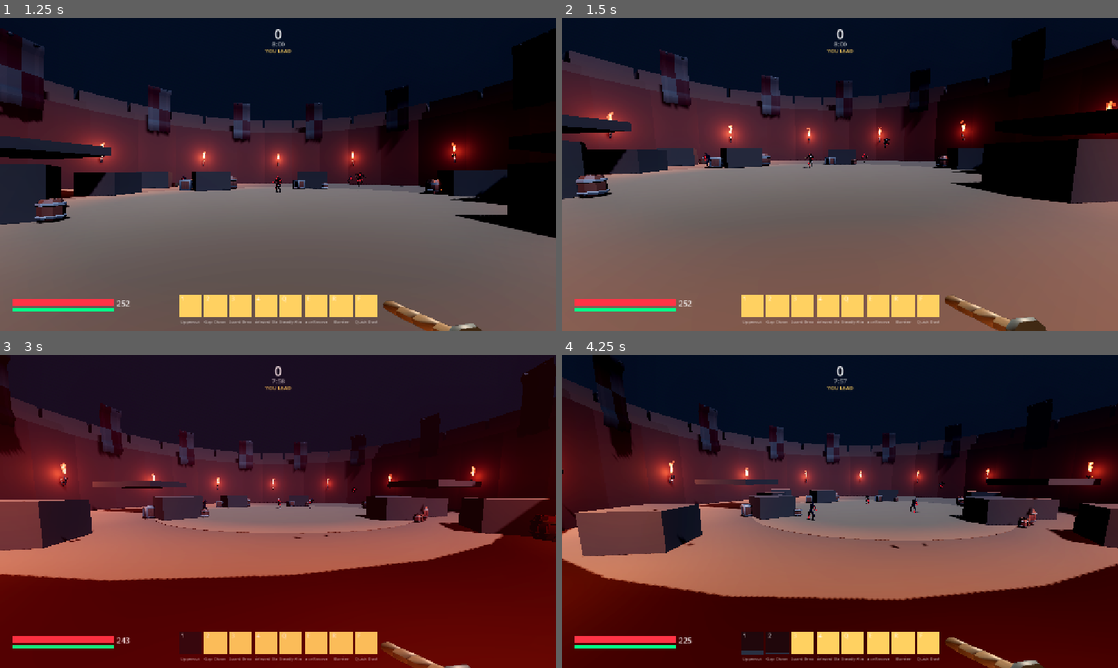
Above: before the commit, frames 1-4 (two rows, left to right).
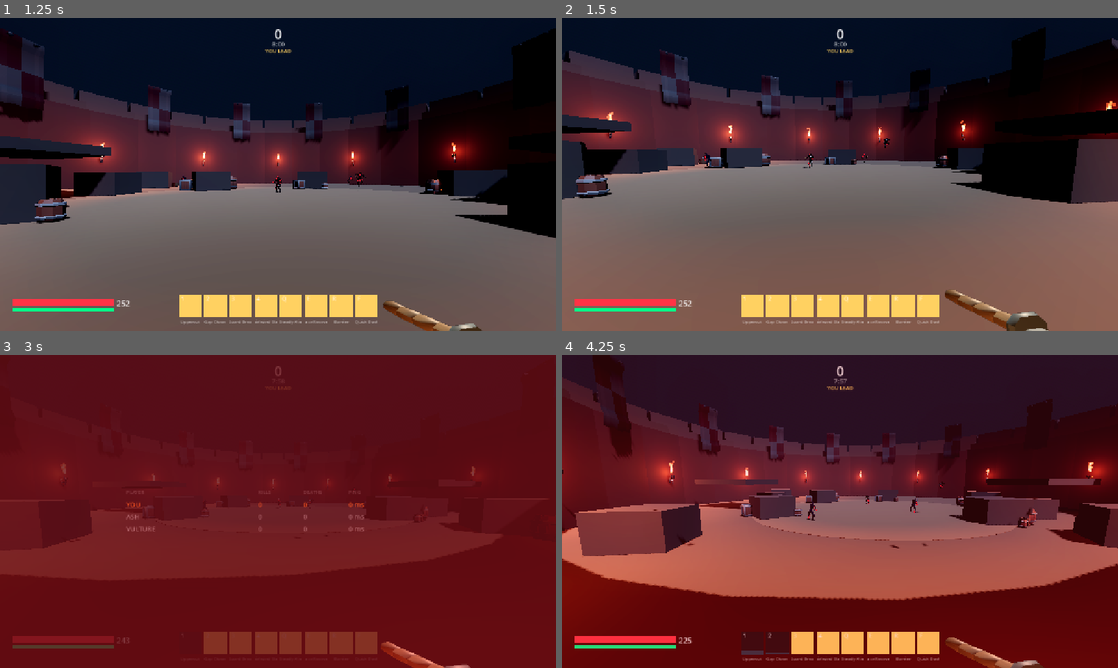
Above: after the commit, the same moments.

Repository: Spidahh/Ragequit
Game: Godot game, scene res://scenes/main.tscn
The game is run twice, just before and just after one commit, with the same random seed, the same clock (stepped at 60 frames per second) and the same inputs.
Inputs (mouse positions are in pixels of both pictures, inside the frame that each line leads up to):
- Up to frame 1 (1.25 s): click "PLAY" at 0.5 s
- Up to frame 2 (1.5 s): tap Enter at 1.25 s; move the mouse to (867, 174) at 1.27 s; hold W (move_forward) from 1.28 s (still down); hold Right mouse button (parry, bound only after the commit) from 1.28 s (still down)
- Up to frame 3 (3 s): keep holding W (move_forward); tap Space (jump) at 1.52, 2.27 s; tap Tab at 1.55, 2.1 s; move the mouse to (250, 511) at 2.02 s; release Right mouse button (parry, bound only after the commit) at 2.03 s; right-click (250, 511) at 2.3 s; move the mouse to (289, 505) at 2.77 s; hold Tab from 2.78 s (still down); tap 1 (ability_1) at 2.85 s
- Up to frame 4 (4.25 s): keep holding W (move_forward); move the mouse to (834, 517) at 3.52 s; release Tab at 3.53 s; tap 2 (ability_2) at 3.6 s; tap Space (jump) at 3.77 s; right-click (834, 517) at 3.8 s

Frame 1 is identical in both runs. In frame 2, 0.9% of the frame differs, in the area x 68-88%, y 86-100%; in frame 3, 62%; in frame 4, 73%, in the area x 0-100%, y 0-100%.
Error in both runs: Invalid type in function 'beam' in base 'GDScript'. The Object-derived class of argument 1 (Node (main.gd)) is not a subclass of the expected argument class. (…

Commit message:
feat: la parata, il recap di morte, il tabellone e il mirino tuo
Le cose che PROGETTO.md descrive e che non erano ancora codice. Sono la
categoria che a fine progetto resta ⬜ mentre tutti pensano sia ✅: non danno
errori quando mancano, il gioco gira lo stesso e semplicemente non fa quello
che c'è scritto che fa.

**La parata** su tasto destro, con due gesti sullo stesso tasto perché sono due
decisioni diverse: il tap è una lettura — hai visto arrivare quel colpo — e
blocca tutto per mezzo secondo; il tenuto è una rinuncia, blocca il 70 % e
consuma la stamina che ti serviva per gli scatti. Tre secondi di ricarica sul
tap, o non è una lettura: è un tasto premuto.

**Il recap di morte**: chi ti ha ucciso, con quali abilità e per quanto, quanto
avevi fatto tu, e il conto alla rovescia. Sta lì e non durante il fight per la
ragione di sempre — il gioco non insegna mentre giochi.

**Il tabellone** su `Tab`, tenuto premuto e non aperto e chiuso, con sotto ogni
avversario le abilità con cui ti ha colpito: è così che si impara il kit degli
altri senza spiegazioni.

**Il mirino** costruito dalle impostazioni: spessore, lunghezza, buco, punto.
E il lampo di danno ora è direzionale, e non compare su un colpo che hai
parato — un lampo rosso su un colpo bloccato dice che hai sbagliato proprio
mentre hai fatto giusto.

Un bug vero trovato dal test: `queue_free` libera a fine frame, quindi
ricostruire il mirino subito dopo lasciava due mirini sovrapposti e nascondere
il tabellone lo lasciava visibile per un frame. A occhio è uno sfarfallio; nel
test è "il conto non torna". Ora i nodi si tolgono dall'albero subito.

19/19 verdi · export 15,96 MB.

Co-Authored-By: Claude Opus 5 <noreply@anthropic.com>

Diff:
--- a/godot/project.godot
+++ b/godot/project.godot
@@ -119,3 +119,11 @@
 "events": [Object(InputEventKey,"resource_local_to_scene":false,"resource_name":"","device":-1,"window_id":0,"alt_press …(190 unchanged characters)…
 ]
 }
+
+; La parata sul tasto destro: e' il gesto che ogni gioco corpo a corpo mette li',
+; e cambiarlo vorrebbe dire far reimparare una cosa che il giocatore sa gia'.
+parry={
+"deadzone": 0.2,
+"events": [Object(InputEventMouseButton,"resource_local_to_scene":false,"resource_name":"","device":-1,"window_id":0,"alt_pressed":false,"shift_pressed":false,"ctrl_pressed":false,"meta_pressed":false,"button_mask":2,"position":Vector2(0, 0),"global_position":Vector2(0, 0),"factor":1.0,"button_index":2,"canceled":false,"pressed":false,"double_click":false,"script":null)
+]
+}
--- a/godot/src/arena.gd
+++ b/godot/src/arena.gd
@@ -20,6 +20,7 @@
 var _player: Node = null
 var _hud: Node = null
 var _hurt_flash: ColorRect
+var _hurt_edge: ColorRect
 ## Chi ti ha colpito per ultimo: serve al kill feed e al recap di morte, che
 ## devono dire un nome e non "sei morto".
 var _last_attacker := -1
@@ -28,6 +29,7 @@
 var _bots: Dictionary = {}
 ## peer id → nome di battaglia
 var _bot_names: Dictionary = {}
+var _scoreboard_open := false
 ## La difficoltà di questa partita. In partita mista il default è Veterano: è
 ## l'unico che si può battere sudando, ed è quello su cui è tarato il resto.
 @export var difficulty: int = Bots.DEFAULT_LEVEL
@@ -43,6 +45,12 @@
 var _best_streak := 0
 var _shots := 0
 var _hits := 0
+## Cosa ti ha colpito e per quanto, da quando sei vivo. Si azzera a ogni
+## rinascita: un recap che somma tutta la partita non dice come sei morto.
+var _taken: Dictionary = {}
+var _dealt := 0.0
+## Da che parte è arrivato l'ultimo colpo, per il lampo direzionale.
+var _hurt_from := Vector3.ZERO
 
 signal match_finished(rows: Array, won: bool, stats: Dictionary)
 
@@ -61,6 +69,7 @@
 			_shots += 1
 			if hits > 0:
 				_hits += 1)
+	_scoreboard_open = false
 
 	# Ogni nemico insegue il giocatore ed entra in partita con un suo id.
 	var next_id := BOT_ID_BASE
@@ -105,6 +114,17 @@
 	_hurt_flash.mouse_filter = Control.MOUSE_FILTER_IGNORE
 	layer.add_child(_hurt_flash)
 
+	# Il lampo direzionale: una banda sul bordo dalla parte da cui sei stato
+	# colpito. È metà dell'informazione che hai su chi ti sta uccidendo.
+	_hurt_edge = ColorRect.new()
+	_hurt_edge.color = Color(0.95, 0.10, 0.14, 0.0)
+	_hurt_edge.anchor_top = 0.0
+	_hurt_edge.anchor_bottom = 1.0
+	_hurt_edge.anchor_left = 0.0
+	_hurt_edge.anchor_right = 0.25
+	_hurt_edge.mouse_filter = Control.MOUSE_FILTER_IGNORE
+	layer.add_child(_hurt_edge)
+
 	if _player.has_signal("damaged"):
 		_player.damaged.connect(_on_player_damaged)
 
@@ -142,6 +162,12 @@
 		var b = _bots[id]
 		if is_instance_valid(b) and b.global_position.distance_to(from) < 2.5:
 			_last_attacker = id
+			if hit:
+				# Il nome dell'arma con cui ti hanno preso: è quello che il recap
+				# deve dire, e senza tracciarlo qui non lo sa nessuno.
+				var key := "%s's shot" % _bot_name(id)
+				_taken[key] = float(_taken.get(key, 0.0)) + float(b.damage)
+				_hurt_from = from
 			break
 	Vfx.tracer(self, from, to)
 	if hit:
@@ -156,9 +182,27 @@
 	return String(_bot_names.get(peer_id, "SOMEONE"))
 
 
-func _on_player_damaged(_amount: float, _remaining: float) -> void:
+func _on_player_damaged(amount: float, _remaining: float) -> void:
+	if amount <= 0.0:
+		# Parata riuscita: nessun lampo. Un lampo rosso su un colpo che hai
+		# bloccato dice che hai sbagliato proprio mentre hai fatto giusto.
+		return
 	if _hurt_flash:
 		_hurt_flash.color.a = 0.32
+	# Da dove è arrivato: i bordi lampeggiano DALLA PARTE del colpo, o il lampo
+	# dice solo "stai morendo" e non "gira a destra".
+	if _player and is_instance_valid(_player) and _hurt_edge:
+		var to_them: Vector3 = _hurt_from - _player.global_position
+		var fwd: Vector3 = -_player.global_transform.basis.z
+		var right: Vector3 = _player.global_transform.basis.x
+		var side: float = right.dot(to_them.normalized())
+		var front: float = fwd.dot(to_them.normalized())
+		_hurt_edge.anchor_left = 0.0 if side < 0.0 else 0.72
+		_hurt_edge.anchor_right = 0.28 if side < 0.0 else 1.0
+		if front > 0.6:
+			_hurt_edge.anchor_left = 0.0
+			_hurt_edge.anchor_right = 1.0
+		_hurt_edge.color.a = 0.42
 
 
 ## Un bot è caduto: il punto è di chi lo ha ucciso, e qui l'unico che uccide è
@@ -181,6 +225,20 @@
 	# giocatore, ma la morte va contata comunque — è la metà onesta del risultato.
 	MatchRules.on_kill(_match, -1, PLAYER_ID)
 	_streak = 0
+	# Il recap: chi ti ha ucciso, con cosa e per quanto, e quanto avevi fatto tu.
+	var breakdown := []
+	for k in _taken:
+		breakdown.append({"name": k, "damage": _taken[k]})
+	breakdown.sort_custom(func(a, b): return float(a["damage"]) > float(b["damage"]))
+	if _hud and _hud.has_method("show_death_recap"):
+		_hud.show_death_recap(
+			_bot_name(_last_attacker),
+			breakdown,
+			_dealt,
+			float(MatchRules.RESPAWN_SEC[_match["mode"]])
+		)
+	_taken = {}
+	_dealt = 0.0
 	if _hud and _hud.has_method("push_feed"):
 		_hud.push_feed("%s  ▸  YOU" % _bot_name(_last_attacker))
 
@@ -188,6 +246,18 @@
 func _process(delta: float) -> void:
 	if _hurt_flash and _hurt_flash.color.a > 0.0:
 		_hurt_flash.color.a = maxf(0.0, _hurt_flash.color.a - delta * 1.6)
+	if _hurt_edge and _hurt_edge.color.a > 0.0:
+		_hurt_edge.color.a = maxf(0.0, _hurt_edge.color.a - delta * 1.1)
+
+	# Il tabellone su `Tab`: si tiene premuto, non si apre e si chiude. In un
+	# fight non si preme due volte niente.
+	if _hud and _hud.has_method("show_scoreboard"):
+		if Input.is_key_pressed(KEY_TAB) and not _scoreboard_open:
+			_scoreboard_open = true
+			_hud.show_scoreboard(scoreboard())
+		elif not Input.is_key_pressed(KEY_TAB) and _scoreboard_open:
+			_scoreboard_open = false
+			_hud.hide_scoreboard()
 
 	if _match.is_empty():
 		return
@@ -248,9 +318,22 @@
 			"deaths": int(_match["deaths"].get(peer, 0)),
 			"mine": int(peer) == PLAYER_ID,
 			"best": "—",
+			"ping": 0,
+			"hit_you_with": _hit_you_with(int(peer)),
 		})
 	rows.sort_custom(func(a, b): return int(a["score"]) > int(b["score"]))
 	return rows
+
+
+## Con cosa quell'avversario ti ha colpito. È l'unica riga in più che il
+## tabellone mostra, e serve a imparare i kit degli altri senza spiegazioni.
+func _hit_you_with(peer_id: int) -> String:
+	var prefix := "%s's" % _bot_name(peer_id)
+	var out := []
+	for k in _taken:
+		if String(k).begins_with(prefix):
+			out.append("%s (%d)" % [String(k).replace(prefix + " ", ""), int(_taken[k])])
+	return " · ".join(out)
 
 
 func match_stats() -> Dictionary:
--- a/godot/src/hud.gd
+++ b/godot/src/hud.gd
@@ -17,6 +17,8 @@
 extends CanvasLayer
 
 const Combat := preload("res://src/combat.gd")
+const SettingsScript := preload("res://src/settings.gd")
+const UI := preload("res://src/ui.gd")
 
 const COL_HP := Color(1.0, 0.20, 0.27)
 const COL_STAM := Color(0.0, 1.0, 0.53)
@@ -42,6 +44,10 @@
 ## Le righe del kill feed, con il tempo che resta a ciascuna.
 var _feed: Array = []
 var _feed_box: VBoxContainer
+var _scoreboard: Control = null
+var _recap: Control = null
+var _recap_label: Label = null
+var _recap_left := 0.0
 
 
 ## I tasti degli otto slot, nell'ordine in cui stanno sotto le dita.
@@ -74,18 +80,7 @@
 	_crosshair.set_anchors_preset(Control.PRESET_CENTER)
 	_crosshair.mouse_filter = Control.MOUSE_FILTER_IGNORE
 	root.add_child(_crosshair)
-	for i in 4:
-		var tick := ColorRect.new()
-		tick.color = Color(1, 1, 1, 0.85)
-		var horizontal := i < 2
-		tick.size = Vector2(9, 2) if horizontal else Vector2(2, 9)
-		var off := 6.0
-		match i:
-			0: tick.position = Vector2(-off - 9, -1)
-			1: tick.position = Vector2(off, -1)
-			2: tick.position = Vector2(-1, -off - 9)
-			3: tick.position = Vector2(-1, off)
-		_crosshair.add_child(tick)
+	_build_crosshair()
 
 	# --- Conferma di colpo ----------------------------------------------------
 	# La X che compare quando prendi qualcuno. È l'unico feedback che un FPS non
@@ -242,8 +237,7 @@
 func _build_bar() -> void:
 	if _bar == null or _player == null:
 		return
-	for child in _bar.get_children():
-		child.queue_free()
+	_clear(_bar)
 	_slots.clear()
 
 	var kit: Array = _player.kit() if _player.has_method("kit") else []
@@ -284,6 +278,169 @@
 		bar.add_child(nm)
 		_slots.append({"id": kit[i].id, "fill": fill, "h": w, "cd": float(kit[i].cooldown)})
 
+## Toglie un nodo dall'albero SUBITO, non a fine frame.
+##
+## `queue_free` libera alla fine del frame, e nel frattempo il nodo è ancora
+## figlio: ricostruire il mirino subito dopo produce due mirini sovrapposti, e
+## nascondere il tabellone lo lascia visibile fino al frame dopo. Sono due bug
+## che a occhio si vedono come uno sfarfallio e che in un test si vedono come
+## "il conto non torna".
+func _drop(node: Node) -> void:
+	if node == null or not is_instance_valid(node):
+		return
+	if node.get_parent():
+		node.get_parent().remove_child(node)
+	node.queue_free()
+
+
+func _clear(node: Node) -> void:
+	for c in node.get_children():
+		_drop(c)
+
+
+## Il mirino, costruito dalle impostazioni del giocatore.
+##
+## Spessore, lunghezza, buco, colore, punto: chi ha una mira sua vuole anche il
+## suo mirino, e un mirino imposto è la prima cosa che fa sentire un gioco
+## altrui. Si ricostruisce quando le impostazioni cambiano, non al riavvio.
+func _build_crosshair() -> void:
+	if _crosshair == null:
+		return
+	_clear(_crosshair)
+	var st := SettingsScript.new()
+	var th: float = float(st.get_value("crosshair_thickness"))
+	var ln: float = float(st.get_value("crosshair_length"))
+	var gap: float = float(st.get_value("crosshair_gap"))
+	var col: Color = st.get_value("crosshair_color")
+
+	for i in 4:
+		var tick := ColorRect.new()
+		tick.color = col
+		var horizontal := i < 2
+		tick.size = Vector2(ln, th) if horizontal else Vector2(th, ln)
+		match i:
+			0: tick.position = Vector2(-gap - ln, -th * 0.5)
+			1: tick.position = Vector2(gap, -th * 0.5)
+			2: tick.position = Vector2(-th * 0.5, -gap - ln)
+			3: tick.position = Vector2(-th * 0.5, gap)
+		_crosshair.add_child(tick)
+
+	if bool(st.get_value("crosshair_dot")):
+		var dot := ColorRect.new()
+		dot.color = col
+		dot.size = Vector2(th, th)
+		dot.position = Vector2(-th * 0.5, -th * 0.5)
+		_crosshair.add_child(dot)
+
+
+## Il tabellone, su `Tab`. Sotto ogni avversario ci sono LE ABILITÀ CON CUI TI
+## HA COLPITO: è così che si impara il kit degli altri senza che nessuno lo
+## spieghi, ed è l'unico posto in partita dove il gioco dice qualcosa in più.
+func show_scoreboard(rows: Array) -> void:
+	hide_scoreboard()
+	_scoreboard = Control.new()
+	_scoreboard.set_anchors_preset(Control.PRESET_FULL_RECT)
+	_scoreboard.mouse_filter = Control.MOUSE_FILTER_IGNORE
+	add_child(_scoreboard)
+
+	var dim := ColorRect.new()
+	dim.color = Color(0.02, 0.03, 0.05, 0.72)
+	dim.set_anchors_preset(Control.PRESET_FULL_RECT)
+	_scoreboard.add_child(dim)
+
+	var center := CenterContainer.new()
+	center.set_anchors_preset(Control.PRESET_FULL_RECT)
+	_scoreboard.add_child(center)
+	var col := VBoxContainer.new()
+	col.custom_minimum_size = Vector2(700, 0)
+	center.add_child(col)
+
+	var head := HBoxContainer.new()
+	for h in [["PLAYER", 300], ["KILLS", 100], ["DEATHS", 100], ["PING", 100]]:
+		var l := UI.eyebrow(String(h[0]))
+		l.custom_minimum_size = Vector2(float(h[1]), 0)
+		head.add_child(l)
+	col.add_child(head)
+	col.add_child(UI.rule(700))
+
+	for r in rows:
+		var line := HBoxContainer.new()
+		var mine: bool = bool(r.get("mine", false))
+		for cell in [
+			[String(r.get("name", "")), 300],
+			[str(int(r.get("score", 0))), 100],
+			[str(int(r.get("deaths", 0))), 100],
+			["%d ms" % int(r.get("ping", 0)), 100],
+		]:
+			var l := UI.label(String(cell[0]), 15, UI.ACCENT if mine else UI.TEXT_DIM)
+			l.custom_minimum_size = Vector2(float(cell[1]), 24)
+			line.add_child(l)
+		col.add_child(line)
+		var hits := String(r.get("hit_you_with", ""))
+		if not hits.is_empty():
+			col.add_child(UI.label("      " + hits, 11, UI.TEXT_FAINT))
+
+
+func hide_scoreboard() -> void:
+	_drop(_scoreboard)
+	_scoreboard = null
+
+
+## Il recap di morte. Sta QUI e non durante il fight per una ragione precisa:
+## il gioco non insegna mentre giochi. In partita c'è solo quello che dice cosa
+## è successo, mai cosa fare — e questo è il momento in cui "cosa è successo" è
+## l'unica cosa che serve sapere.
+func show_death_recap(killer: String, breakdown: Array, dealt: float, seconds: float) -> void:
+	hide_death_recap()
+	_recap = Control.new()
+	_recap.set_anchors_preset(Control.PRESET_FULL_RECT)
+	_recap.mouse_filter = Control.MOUSE_FILTER_IGNORE
+	add_child(_recap)
+
+	var dim := ColorRect.new()
+	dim.color = Color(0.35, 0.02, 0.04, 0.30)
+	dim.set_anchors_preset(Control.PRESET_FULL_RECT)
+	_recap.add_child(dim)
+
+	var center := CenterContainer.new()
+	center.set_anchors_preset(Control.PRESET_FULL_RECT)
+	_recap.add_child(center)
+	var col := VBoxContainer.new()
+	col.alignment = BoxContainer.ALIGNMENT_CENTER
+	center.add_child(col)
+
+	var head := UI.label("KILLED BY  %s" % killer, 26, COL_HP)
+	head.horizontal_alignment = HORIZONTAL_ALIGNMENT_CENTER
+	head.custom_minimum_size = Vector2(520, 0)
+	col.add_child(head)
+
+	var parts := []
+	for b in breakdown:
+		parts.append("%s %d" % [String(b.get("name", "")), int(b.get("damage", 0))])
+	var line := UI.label(" · ".join(parts), 14, UI.TEXT_DIM)
+	line.horizontal_alignment = HORIZONTAL_ALIGNMENT_CENTER
+	line.custom_minimum_size = Vector2(520, 0)
+	col.add_child(line)
+
+	var mine := UI.label("You dealt %d." % int(dealt), 14, UI.TEXT_FAINT)
+	mine.horizontal_alignment = HORIZONTAL_ALIGNMENT_CENTER
+	mine.custom_minimum_size = Vector2(520, 0)
+	col.add_child(mine)
+
+	col.add_child(UI.spacer(14))
+	_recap_label = UI.label("%.0f" % ceilf(seconds), 44, COL_READY)
+	_recap_label.horizontal_alignment = HORIZONTAL_ALIGNMENT_CENTER
+	_recap_label.custom_minimum_size = Vector2(520, 0)
+	col.add_child(_recap_label)
+	_recap_left = seconds
+
+
+func hide_death_recap() -> void:
+	_drop(_recap)
+	_recap = null
+	_recap_label = null
+
+
 func _on_cast(_ability_name: String, hits: int) -> void:
 	if hits <= 0:
 		return
@@ -319,6 +476,15 @@
 			fill.position.y = h - h * ready_frac
 			fill.color = COL_READY if ready_frac >= 1.0 else COL_COOLING
 
+	# Il conto alla rovescia del respawn scorre: un numero fermo mentre aspetti
+	# è un numero che non dice se il gioco è ancora vivo.
+	if _recap_left > 0.0:
+		_recap_left -= delta
+		if _recap_label and is_instance_valid(_recap_label):
+			_recap_label.text = "%.0f" % maxf(ceilf(_recap_left), 0.0)
+		if _recap_left <= 0.0:
+			hide_death_recap()
+
 	# Le righe del feed sbiadiscono e se ne vanno.
 	for entry in _feed.duplicate():
 		entry["t"] = float(entry["t"]) - delta
--- a/godot/src/player.gd
+++ b/godot/src/player.gd
@@ -62,6 +62,26 @@
 ## e non incassa: senza questo, i tre secondi di attesa sono tre secondi in cui
 ## il cadavere continua a far salire il punteggio di chi lo ha ucciso.
 var dead := false
+
+## LA PARATA.
+##
+## Tasto destro. Un TAP apre una finestra breve che blocca tutto; TENUTO blocca
+## una parte finche' regge la stamina. Sono due gesti diversi sullo stesso tasto
+## perche' sono due decisioni diverse: il tap e' una lettura — hai visto arrivare
+## quel colpo — e il tenuto e' una rinuncia, perche' mentre pari non attacchi e
+## la stamina che consumi e' quella che ti serviva per gli scatti.
+##
+## E si vede addosso al personaggio: una parata invisibile e' una meccanica che
+## esiste solo per chi la usa, e chi ci sta davanti non impara mai a leggerla.
+const PARRY_WINDOW := 0.5
+const PARRY_COST := 20.0
+const PARRY_COOLDOWN := 3.0
+const PARRY_HOLD_FRACTION := 0.7
+const PARRY_HOLD_DRAIN := 15.0
+
+var _parry_until := -1.0
+var _parry_ready_at := 0.0
+var _parry_holding := false
 
 var _weapon := "none"
 var _step_t := 0.0
@@ -315,9 +335,43 @@
 			Sfx.play("cast_burst")
 
 
+## Quanto di un colpo passa la parata. Zero se sei dentro la finestra del tap,
+## una frazione se stai tenendo, tutto se non stai parando.
+func parry_absorb(amount: float) -> float:
+	if _clock <= _parry_until:
+		return 0.0
+	if _parry_holding and stamina > 0.0:
+		return amount * (1.0 - PARRY_HOLD_FRACTION)
+	return amount
+
+
+func parrying() -> bool:
+	return _clock <= _parry_until or (_parry_holding and stamina > 0.0)
+
+
+func _try_parry() -> void:
+	if _clock < _parry_ready_at or stamina < PARRY_COST or not status.can_cast():
+		Sfx.play("unavailable", Sfx.UI, -8.0)
+		return
+	stamina -= PARRY_COST
+	_parry_until = _clock + PARRY_WINDOW
+	_parry_ready_at = _clock + PARRY_COOLDOWN
+	# L'arma sale: e' il segnale che chi ti sta davanti deve poter leggere.
+	_sway += Vector2(0.0, 0.07)
+	Sfx.play("parry")
+
+
 func take_damage(amount: float) -> void:
 	if dead:
 		return
+	var passed := parry_absorb(amount)
+	if passed <= 0.0:
+		# Una parata riuscita non e' silenzio: e' il metallo secco, ed e' la
+		# ricompensa per aver letto il colpo.
+		Sfx.play("parry")
+		damaged.emit(0.0, hp)
+		return
+	amount = passed
 	hp = maxf(0.0, hp - amount)
 	damaged.emit(amount, hp)
 	Sfx.play("hurt")
@@ -395,6 +449,14 @@
 	for i in SLOTS:
 		if Input.is_action_just_pressed("ability_%d" % (i + 1)):
 			cast_slot(i)
+
+	if Input.is_action_just_pressed("parry"):
+		_try_parry()
+	_parry_holding = Input.is_action_pressed("parry")
+	if _parry_holding and _clock > _parry_until:
+		# Tenere costa: e' la meta' onesta di una difesa che non ha un limite di
+		# tempo. Chi para tutto resta senza scatti.
+		stamina = maxf(0.0, stamina - PARRY_HOLD_DRAIN * delta)
 
 	# Gli stati scorrono qui e in nessun altro punto: veleni che pulsano,
 	# rallentamenti che scadono, scudi che finiscono.
--- /dev/null
+++ b/godot/tests/test_polish.gd
@@ -0,0 +1,188 @@
+## Verifica le cose che il progetto descrive e che si dimenticano sempre:
+## la parata, il recap di morte, il tabellone, il mirino personalizzato.
+##
+## Sono tutte cose che non danno errori quando mancano — il gioco gira lo stesso,
+## semplicemente non fa quello che c'è scritto che fa. È la categoria che a fine
+## progetto resta ⬜ mentre tutti pensano sia ✅.
+##
+##   godot --headless --script res://tests/test_polish.gd
+extends SceneTree
+
+const Settings = preload("res://src/settings.gd")
+
+var failures := 0
+var _arena: Node3D
+var _player: CharacterBody3D
+var _hud: Node
+var _step := 0
+var _wait := 0
+
+
+func _check(what: String, ok: bool, detail: String) -> void:
+	if ok:
+		print("  ✓ %s — %s" % [what, detail])
+	else:
+		failures += 1
+		printerr("  ✗ %s — %s" % [what, detail])
+
+
+func _init() -> void:
+	print("\n=== LA RIFINITURA ===\n")
+	_arena = (load("res://scenes/arena.tscn") as PackedScene).instantiate()
+	root.add_child(_arena)
+	current_scene = _arena
+	_player = _arena.get_node_or_null("Player")
+	_hud = _arena.get_node_or_null("HUD")
+
+
+func _process(_d: float) -> bool:
+	if _wait > 0:
+		_wait -= 1
+		return false
+	_step += 1
+	match _step:
+		1:
+			_wait = 6
+		2:
+			_la_parata_blocca_e_costa()
+			_il_recap_dice_come_sei_morto()
+			_il_tabellone_si_apre_e_si_chiude()
+			_il_mirino_e_tuo()
+			print("")
+			if failures == 0:
+				print("Tutto verde.\n")
+				quit(0)
+			else:
+				printerr("%d rosso/i.\n" % failures)
+				quit(1)
+			return true
+	return false
+
+
+func _la_parata_blocca_e_costa() -> void:
+	print("La parata")
+	if _player == null:
+		_check("il giocatore c'è", false, "assente")
+		return
+	_player.stamina = float(_player.stats.get("max_stamina", 150.0))
+	var stamina_before: float = _player.stamina
+
+	# Un tap apre la finestra: dentro, non passa niente.
+	_player._try_parry()
+	_check("il tap apre una finestra", _player.parrying(), "sta parando")
+	_check(
+		"e costa stamina",
+		_player.stamina < stamina_before,
+		"%.0f → %.0f" % [stamina_before, _player.stamina]
+	)
+
+	var hp_before: float = _player.hp
+	_player.take_damage(40.0)
+	_check("dentro la finestra non passa niente", is_equal_approx(_player.hp, hp_before), "vita intatta")
+
+	# Fuori dalla finestra passa tutto — e la parata non si può ripetere subito,
+	# o non è una lettura: è un tasto tenuto premuto.
+	_player._clock += _player.PARRY_WINDOW + 0.1
+	_check("fuori dalla finestra non pari più", not _player.parrying(), "finestra chiusa")
+	_player.take_damage(40.0)
+	_check("e il colpo arriva", _player.hp < hp_before, "vita %.0f" % _player.hp)
+
+	var stamina_now: float = _player.stamina
+	_player._try_parry()
+	_check(
+		"e non si può riparare subito",
+		is_equal_approx(_player.stamina, stamina_now),
+		"la ricarica di %.0f s regge" % _player.PARRY_COOLDOWN
+	)
+
+	# Tenuta: blocca una parte, non tutto. Una difesa senza buchi è una difesa
+	# che si tiene premuta per sempre.
+	_player._clock += _player.PARRY_COOLDOWN + 0.1
+	_player._parry_holding = true
+	_player.stamina = 100.0
+	var hp2: float = _player.hp
+	_player.take_damage(50.0)
+	var passed: float = hp2 - _player.hp
+	_check(
+		"tenuta blocca una parte e non tutto",
+		passed > 0.0 and passed < 50.0,
+		"di 50 ne passano %.0f" % passed
+	)
+	_player._parry_holding = false
+
+
+func _il_recap_dice_come_sei_morto() -> void:
+	print("\nIl recap di morte")
+	if _hud == null or not _hud.has_method("show_death_recap"):
+		_check("l'HUD sa mostrarlo", false, "metodo assente")
+		return
+	_hud.show_death_recap(
+		"ASH", [{"name": "Bastion", "damage": 45}, {"name": "Hammerfall", "damage": 30}], 120.0, 3.0
+	)
+	var texts := _labels(_hud)
+	_check("dice chi ti ha ucciso", texts.contains("ASH"), "nome del colpevole")
+	_check("con quali abilità e per quanto", texts.contains("Bastion 45"), "il dettaglio")
+	_check("e quanto avevi fatto tu", texts.contains("120"), "danno inflitto")
+	# E c'è il conto alla rovescia: un'attesa senza numero è un'attesa che
+	# sembra un blocco.
+	_check("e quanto manca", texts.contains("3"), "conto alla rovescia")
+	_hud.hide_death_recap()
+	_check("e sparisce", not _labels(_hud).contains("ASH"), "via a fine attesa")
+
+
+func _il_tabellone_si_apre_e_si_chiude() -> void:
+	print("\nIl tabellone")
+	if _hud == null or not _hud.has_method("show_scoreboard"):
+		_check("l'HUD sa mostrarlo", false, "metodo assente")
+		return
+	_hud.show_scoreboard([
+		{"name": "YOU", "score": 12, "deaths": 4, "mine": true, "ping": 34},
+		{"name": "ASH", "score": 9, "deaths": 7, "ping": 51, "hit_you_with": "shot (63)"},
+	])
+	var texts := _labels(_hud)
+	_check("c'è chi gioca e quanto ha fatto", texts.contains("ASH") and texts.contains("9"), "righe")
+	_check("e il ping", texts.contains("51 ms"), "ping per riga")
+	# La riga che insegna: con cosa ti ha colpito. È l'unico posto in partita
+	# dove il gioco dice qualcosa in più, e lo dice solo se lo chiedi.
+	_check("e con cosa ti ha colpito", texts.contains("shot (63)"), "il kit degli altri")
+	_hud.hide_scoreboard()
+	_check("e si richiude", not _labels(_hud).contains("51 ms"), "via al rilascio")
+
+
+func _il_mirino_e_tuo() -> void:
+	print("\nIl mirino")
+	if _hud == null:
+		return
+	var st := Settings.new()
+	st.set_value("crosshair_dot", false)
+	_hud._build_crosshair()
+	var without: int = _hud._crosshair.get_child_count()
+
+	st.set_value("crosshair_dot", true)
+	_hud._build_crosshair()
+	var with_dot: int = _hud._crosshair.get_child_count()
+	_check(
+		"il punto centrale si accende dalle impostazioni",
+		with_dot == without + 1,
+		"%d → %d elementi" % [without, with_dot]
+	)
+
+	st.set_value("crosshair_thickness", 5.0)
+	_hud._build_crosshair()
+	var thick: float = (_hud._crosshair.get_child(0) as ColorRect).size.y
+	_check("e lo spessore arriva davvero", is_equal_approx(thick, 5.0), "%.0f px" % thick)
+	st.set_value("crosshair_thickness", 2.0)
+	st.set_value("crosshair_dot", false)
+
+
+## Tutto il testo visibile in un sottoalbero, in una stringa sola.
+func _labels(from: Node) -> String:
+	var out := []
+	var stack: Array = [from]
+	while not stack.is_empty():
+		var n = stack.pop_back()
+		for c in n.get_children():
+			stack.append(c)
+		if n is Label:
+			out.append(String((n as Label).text))
+	return " | ".join(out)
Not shown, added: godot/tests/test_polish.gd.uid
Not shown, changed: PROGETTO.md
Not shown, changed: godot-build/index.pck
